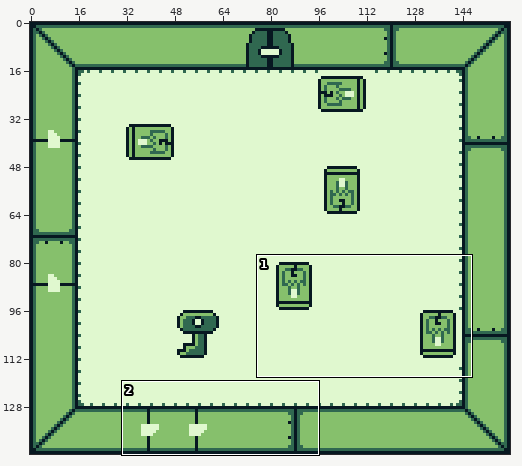
Two versions of one sprite sheet, GB-Studio-Jam/assets/backgrounds/Room13.png. The picture above shows the old version from afar; the outline marks the close-up.
Close-up. Before:
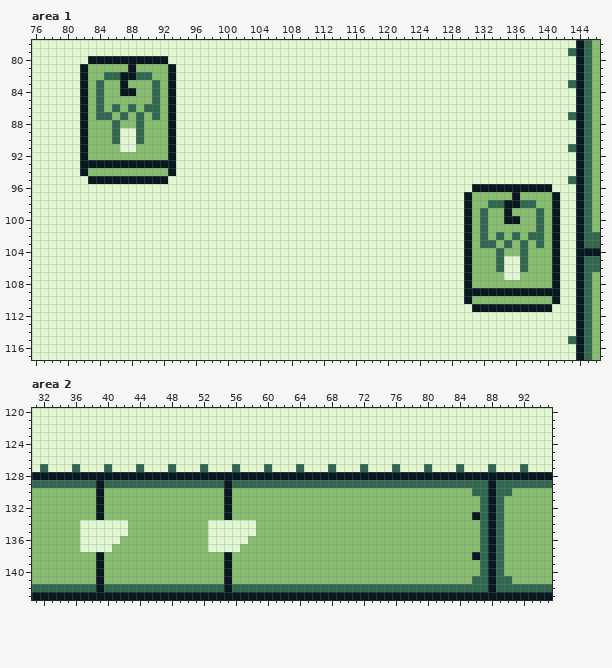
The file is 160x144 pixels. Shown: area 1: x 76..146, y 78..117; area 2: x 31..95, y 120..143. The commit also changed other parts of the picture, which this record leaves out.
Now the later version:
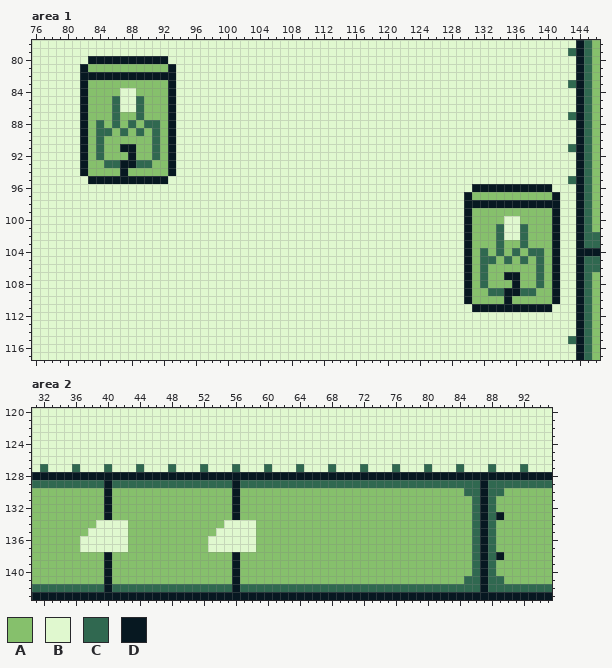
Palette (. is transparent): A #86c06c  B #e0f8cf  C #306850  D #071821
From old to new:
Area 1:
y 81: x 88 D -> A
y 82: x 83..86 AACC -> DDDD; x 89..92 CCAA -> DDDD
y 83: x 84 C -> A; x 87 D -> A; x 91 C -> A
y 84: x 84 C -> A; x 87..88 DD -> BB; x 91 C -> A
y 85: x 84 C -> A; x 86..89 AAAA -> CBBC; x 91 C -> A
y 86: x 84 C -> A; x 87..91 ACACC -> BBCAA
y 87: x 84..87 CCAC -> AACA; x 91 C -> A
y 88: x 84 A -> C; x 88..91 ACAA -> CACC
y 89: x 84..88 AACBB -> CCACA; x 91 A -> C
y 90: x 84 A -> C; x 86..89 CBBC -> AAAA; x 91 A -> C
y 91: x 84 A -> C; x 87..88 BB -> DD; x 91 A -> C
y 92: x 84 A -> C; x 88 A -> D; x 91 A -> C
y 93: x 83..86 DDDD -> AACC; x 89..92 DDDD -> CCAA
y 94: x 87 A -> D
y 97: x 136 D -> A
y 98: x 131..134 AACC -> DDDD; x 137..140 CCAA -> DDDD
y 99: x 132 C -> A; x 135 D -> A; x 139 C -> A
y 100: x 132 C -> A; x 135..136 DD -> BB; x 139 C -> A
y 101: x 132 C -> A; x 134..137 AAAA -> CBBC; x 139 C -> A
y 102: x 132 C -> A; x 135..139 ACACC -> BBCAA
y 103: x 132..135 CCAC -> AACA; x 139 C -> A
y 104: x 132 A -> C; x 136..139 ACAA -> CACC
y 105: x 132..136 AACBB -> CCACA; x 139 A -> C
y 106: x 132 A -> C; x 134..137 CBBC -> AAAA; x 139 A -> C
y 107: x 132 A -> C; x 135..136 BB -> DD; x 139 A -> C
y 108: x 132 A -> C; x 136 A -> D; x 139 A -> C
y 109: x 131..134 DDDD -> AACC; x 137..140 DDDD -> CCAA
y 110: x 135 A -> D
Area 2:
y 129: x 39..40 DC -> CD; x 55..56 DC -> CD; x 87..88 CD -> DC
y 130: x 39..40 DA -> AD; x 55..56 DA -> AD; x 85 A -> C; x 87..88 CD -> DC; x 90 C -> A
y 131..132: x 39..40 DA -> AD; x 55..56 DA -> AD; x 86..89 ACDC -> CDCA
y 133: x 39..40 DA -> AD; x 55..56 DA -> AD; x 86..89 DCDC -> CDCD
y 134: x 37..38 BB -> AA; x 53..54 BB -> AA; x 86..89 ACDC -> CDCA
y 135: x 37 B -> A; x 53 B -> A; x 86..89 ACDC -> CDCA
y 136: x 42 A -> B; x 58 A -> B; x 86..89 ACDC -> CDCA
y 137: x 41..42 AA -> BB; x 57..58 AA -> BB; x 86..89 ACDC -> CDCA
y 138: x 39..40 DA -> AD; x 55..56 DA -> AD; x 86..89 DCDC -> CDCD
y 139..140: x 39..40 DA -> AD; x 55..56 DA -> AD; x 86..89 ACDC -> CDCA
y 141: x 39..40 DA -> AD; x 55..56 DA -> AD; x 85 A -> C; x 87..88 CD -> DC; x 90 C -> A
y 142: x 39..40 DC -> CD; x 55..56 DC -> CD; x 87..88 CD -> DC
Where, in picture pixels (left, top, right, bottom), the same in both close-ups:
changed: (88, 64, 168, 176)
changed: (472, 192, 552, 304)
changed: (80, 480, 128, 592)
changed: (208, 480, 256, 592)
changed: (464, 480, 512, 592)
